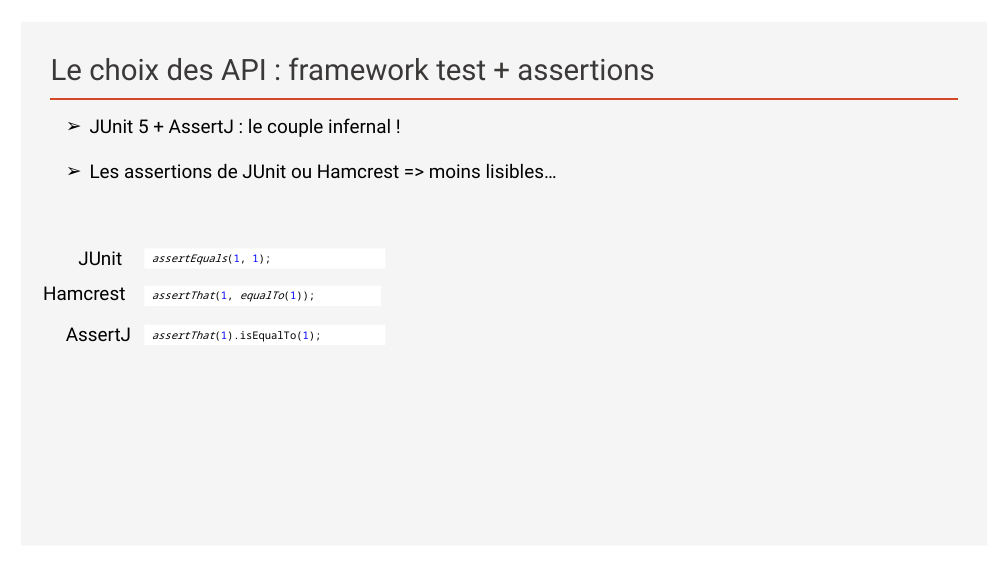
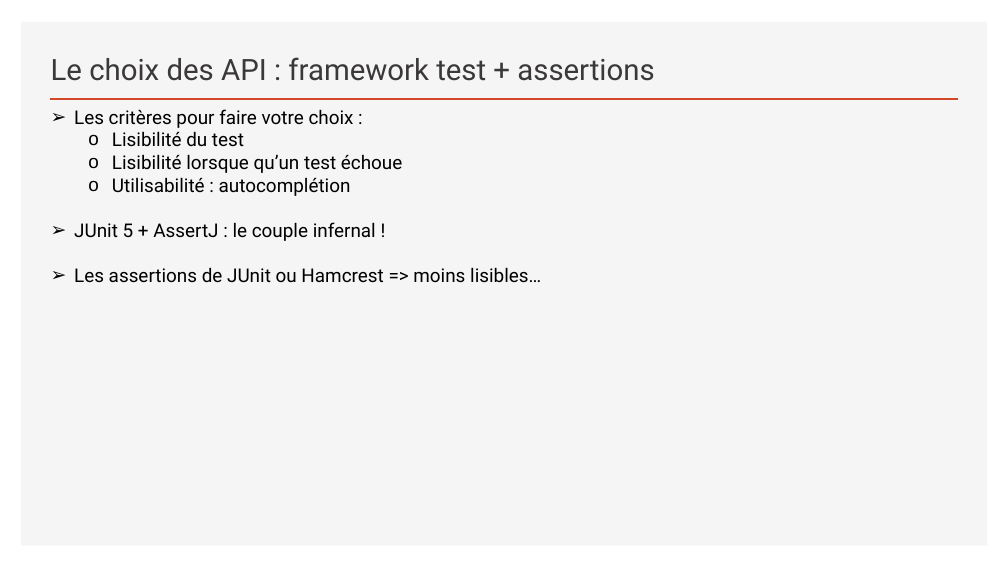
Before and after one commit to sebzuki/junit5, a slide deck: slide 3 of Junit5-TU-BP.pptx. Drawn at 1008x567 pixels with LibreOffice and Linux fonts; fonts in the diff are those of the drawing. Boxes give left, top, right and bottom in pixels: in the first picture for what was removed or moved away, otherwise in the second. Text is boxed around its words. In the diff, an @@ line names an element or a change of style, - is before the commit and + after.

```diff
--- a/Junit5-TU-BP.pptx
+++ b/Junit5-TU-BP.pptx
@@ text "Les critères pour faire votre ...": place and size @@
-text "Les critères pour faire votre ..." at <box>90,118,557,179</box>
+text "Les critères pour faire votre ..." at <box>74,109,541,283</box>
@@ text at <box>74,109,402,196</box>: paragraphs added @@
+➢ Les critères pour faire votre choix :
+  o Lisibilité du test
+  o Lisibilité lorsque qu’un test échoue
+  o Utilisabilité : autocomplétion
@@ text removed at <box>78,251,122,265</box> @@
-JUnit
@@ rectangle removed at <box>144,248,386,268</box> @@
-assertEquals(1, 1);
@@ text removed at <box>43,286,125,300</box> @@
-Hamcrest
@@ rectangle removed at <box>144,286,381,306</box> @@
-assertThat(1, equalTo(1));
@@ text removed at <box>66,327,131,342</box> @@
-AssertJ
@@ rectangle removed at <box>144,325,386,346</box> @@
-assertThat(1).isEqualTo(1);
```
Also in this commit, not shown: 1 other slide changed, 2 slides added.
